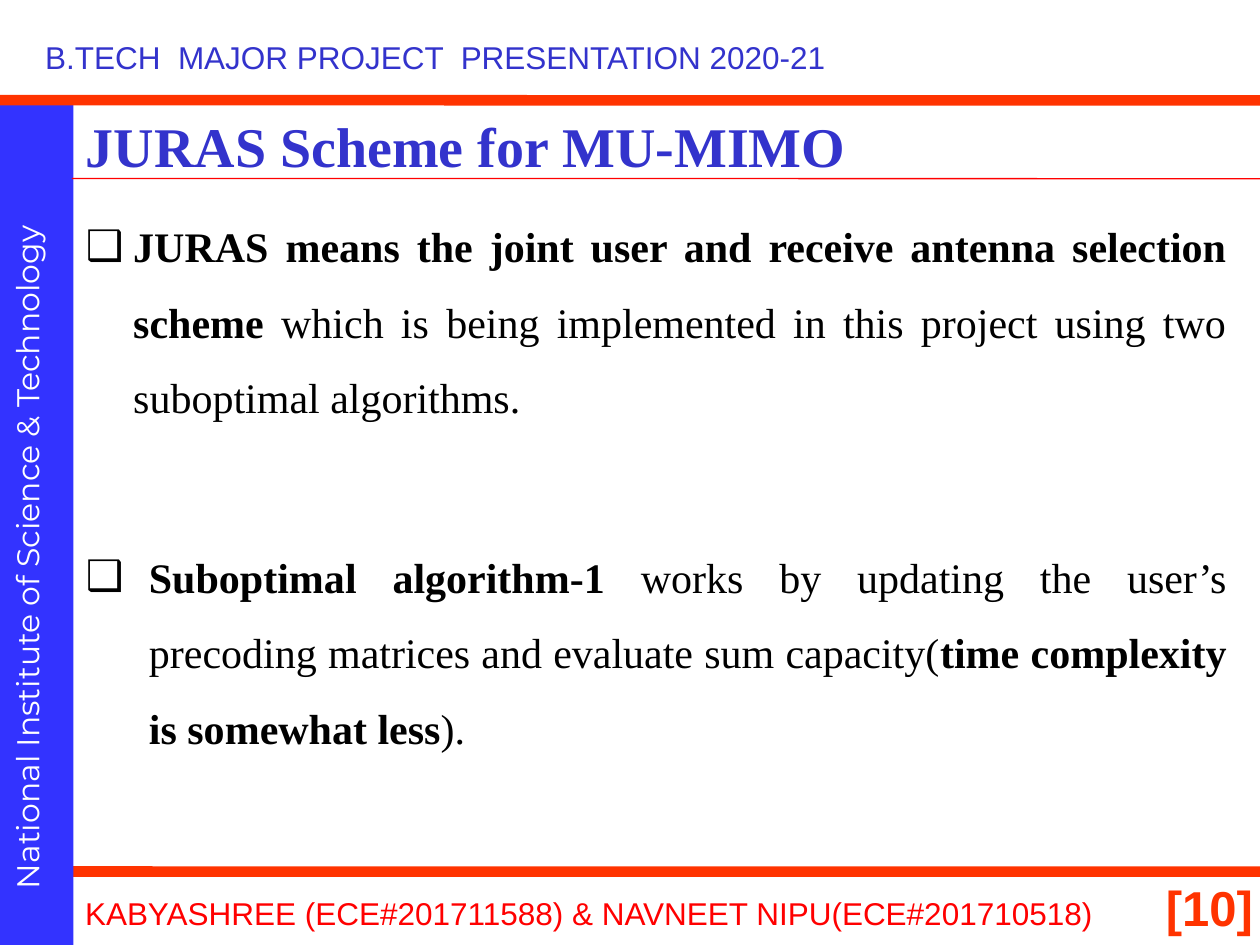
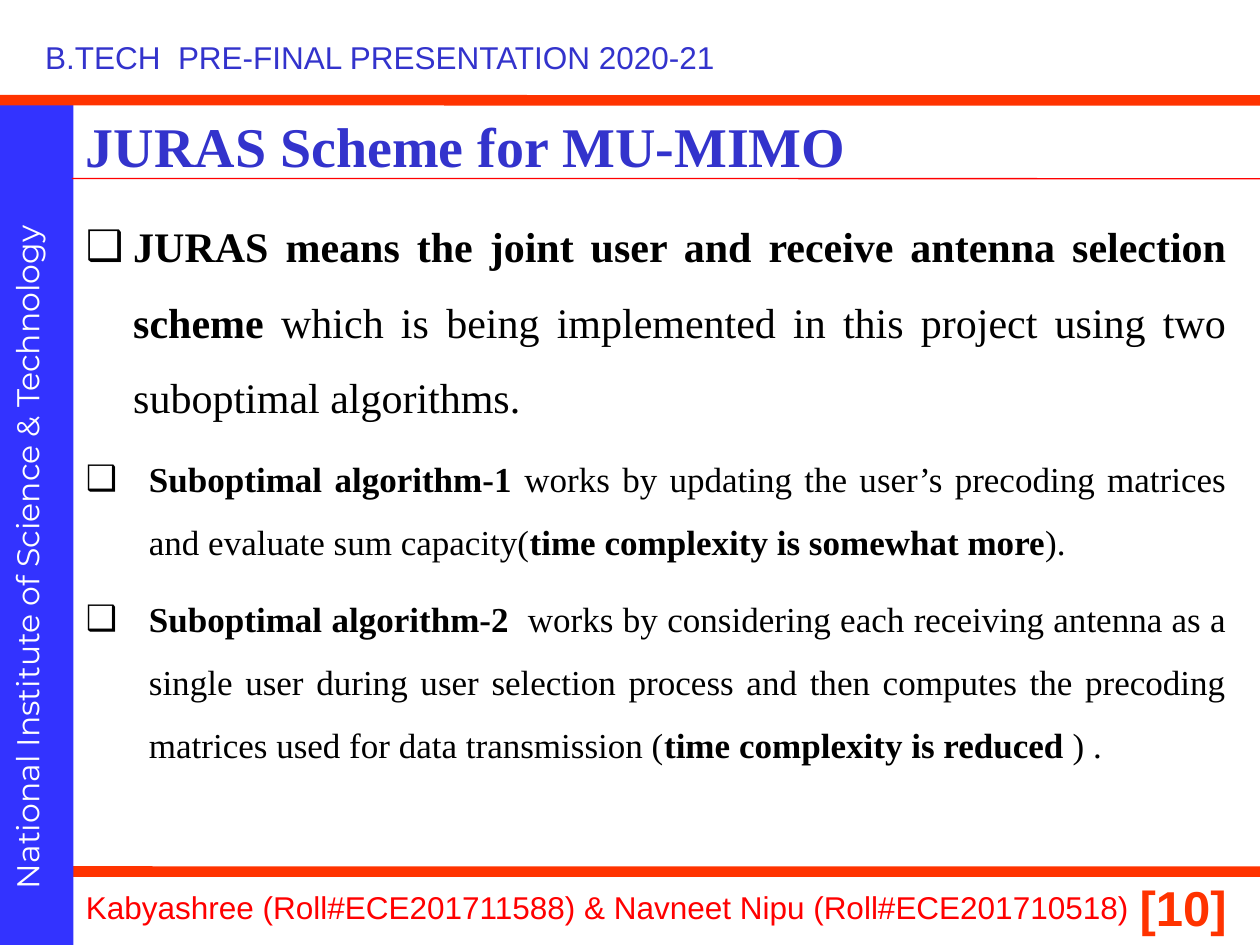
Before and after one commit to navneetnipu/btech_project, a slide deck: slide 10 of 21010.pptx. Drawn at 1260x945 pixels with LibreOffice and Linux fonts; fonts in the diff are those of the drawing; background and template pictures are left out. Boxes give left, top, right and bottom in pixels: in the first picture for what was removed or moved away, otherwise in the second. Text is boxed around its words. In the diff, an @@ line names an element or a change of style, - is before the commit and + after.

```diff
--- a/21010.pptx
+++ b/21010.pptx
@@ text at box(45, 47, 715, 70): text changed @@
-B.TECH MAJOR PROJECT PRESENTATION 2020-21
+B.TECH PRE-FINAL PRESENTATION 2020-21
@@ text at box(149, 467, 1226, 765): text changed; size 24 to 20 pt @@
-❑ Suboptimal algorithm-1 works by updating the user’s precoding matrices and evaluate sum capacity(time complexity is somewhat less).
+❑ Suboptimal algorithm-1 works by updating the user’s precoding matrices and evaluate sum capacity(time complexity is somewhat more).
+❑ Suboptimal algorithm-2 works by considering each receiving antenna as a single user during user selection process and then computes the precoding matrices used for data transmission (time complexity is reduced ) .
@@ text at box(86, 896, 1128, 925): text changed @@
-KABYASHREE (ECE#201711588) & NAVNEET NIPU(ECE#201710518)
+Kabyashree (Roll#ECE201711588) & Navneet Nipu (Roll#ECE201710518)
@@ page number: place and size @@
-page number at box(1166, 890, 1253, 937)
+page number at box(1140, 890, 1227, 937)
```
Also in this commit, not shown: 26 other slides changed, 1 slide added, 6 slides removed, 14 other files.
